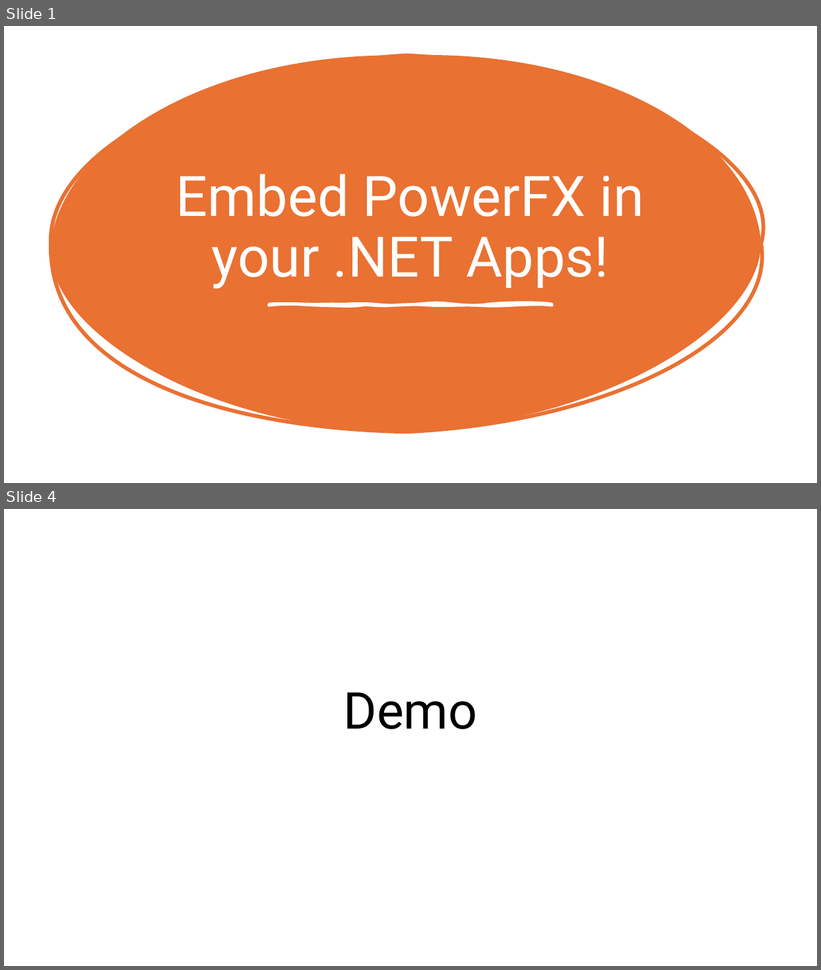
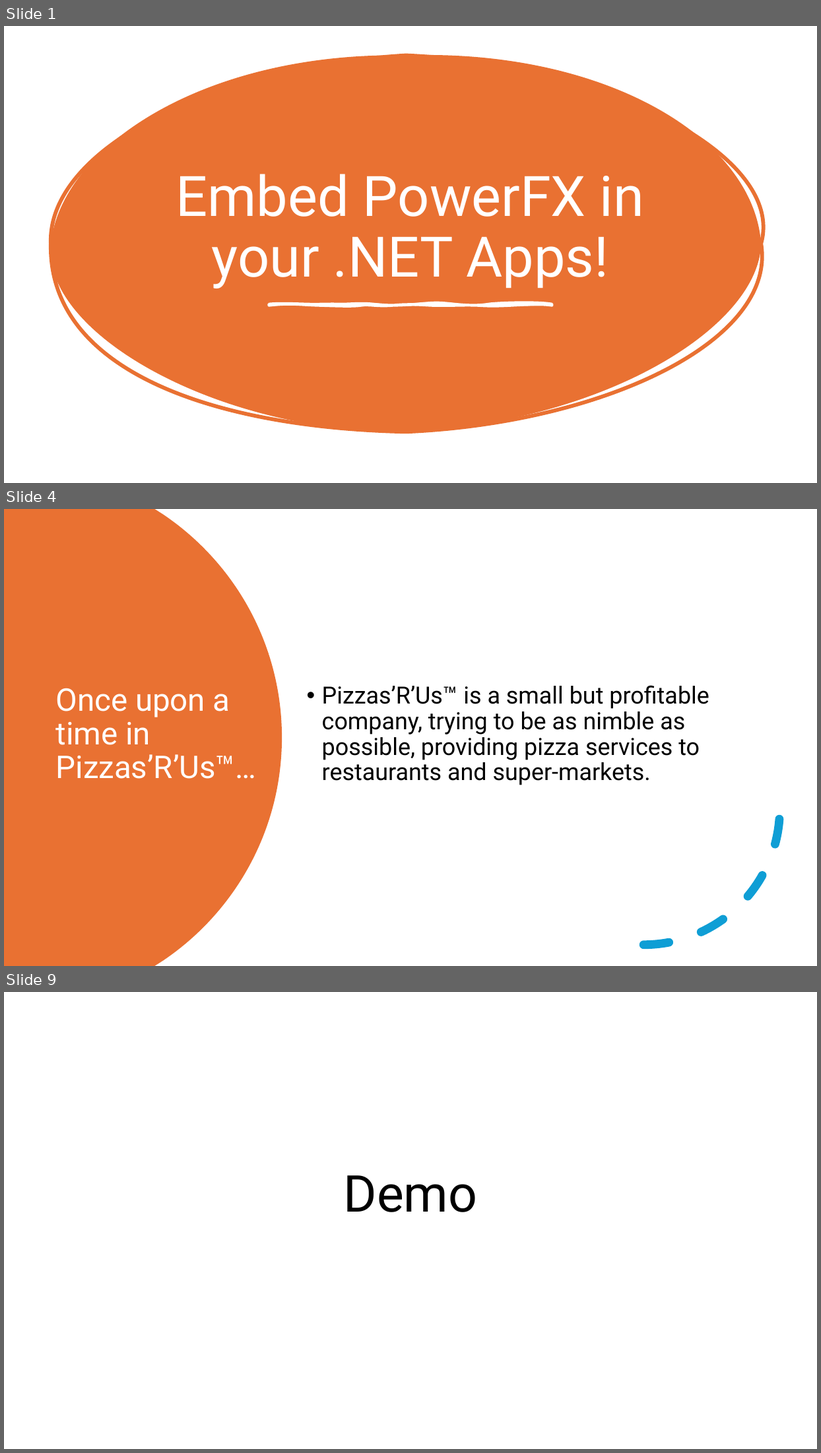
Before and after one commit to TheJuanitoLearnsShow/PuppyDataMapper, a slide deck: src-powerfx/slides/PowerFX embedding session.pptx. Shown one above the other, each under a label of ours: slides 1 and 4 before the commit, slides 1, 4 and 9 after it; the slides between them are not shown. The pictures are 821x970 and 821x1453 pixels, drawn with LibreOffice and Linux fonts; fonts in the diff are those of the drawing. Boxes give left, top, right and bottom in pixels: in the first picture for what was removed or moved away, otherwise in the second. Text is boxed around its words. In the diff, an @@ line names an element or a change of style, - is before the commit and + after.

```diff
--- a/src-powerfx/slides/PowerFX embedding session.pptx
+++ b/src-powerfx/slides/PowerFX embedding session.pptx
@@ slide 4 added at <box>4,509,817,966</box>, background #FFFFFF @@
@@ freeform shape added at <box>4,509,282,966</box>, fill #E97132 @@
@@ text added at <box>322,685,709,786</box>, 28 pt, text #000000 @@
+• Pizzas’R’Us™ is a small but profitable company, trying to be as nimble as possible, providing pizza services to restaurants and super-markets.
@@ arc (boxed as its full ellipse) added at <box>508,673,781,946</box>, outline #0F9ED5 10 pt dashed @@
@@ title added at <box>56,688,257,779</box>, 37 pt, text #FFFFFF @@
+Once upon a time in Pizzas’R’Us™…
@@ what was slide 4 is now slide 9 @@
```
Also in this commit, not shown: 3 slides changed, 6 other slides added.
